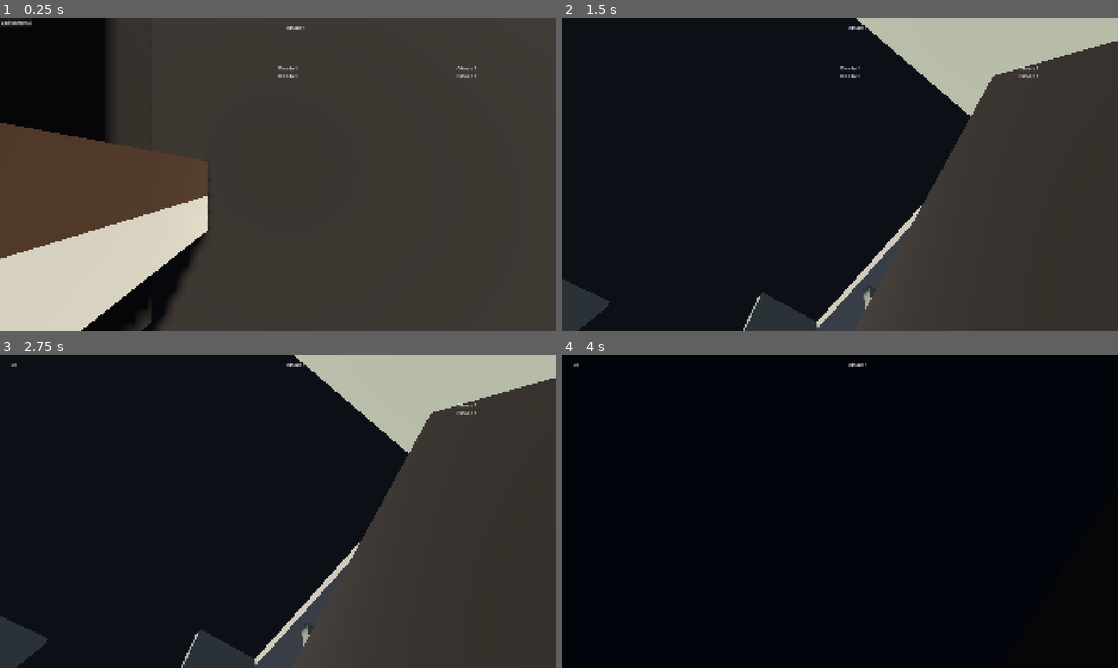
Above: before the commit, frames 1-4 (two rows, left to right).
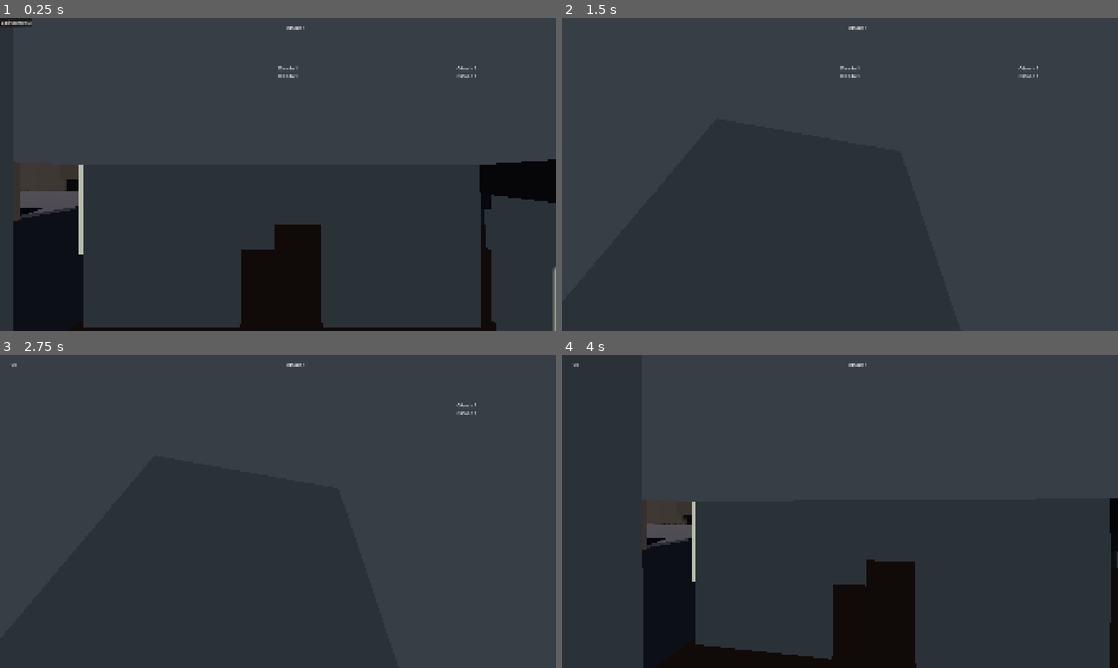
Above: after the commit, the same moments.

Repository: undertal401-hue/zombie-survival-3d
Game: Godot game, scene res://07_house/Main.tscn
Two runs of this game, one before a commit and one after it. Both use one fixed random seed, a clock stepped at 60 frames per second and the inputs below.
Inputs (mouse positions are in pixels of both pictures, inside the frame that each line leads up to):
- Up to frame 1 (0.25 s): no input
- Up to frame 2 (1.5 s): click "Cerrar tienda" at 0.5 s; click "Cerrar tienda" at 1.25 s
- Up to frame 3 (2.75 s): click "Cerrar tienda" at 2 s
- Up to frame 4 (4 s): tap Enter at 2.75, 2.85, 3.6 s; move the mouse to (867, 511) at 2.77 s; click (867, 511) at 2.92 s; tap Space at 3.5 s; move the mouse to (812, 511) at 3.52 s; click (812, 511) at 3.67 s

The runs differ from the first frame. In frame 1, 38% of the frame differs, in the area x 0-100%, y 0-100%; in frame 2, 81%; in frame 3, 81%; in frame 4, 90%.

Commit message:
fix: first-person camera, spawn fix, mouse aim handling
- Main.gd: spawn player at room center (no half-room offset)
- Main.gd: set player origin Y to 0.9 (capsule center)
- PlayerCamera.gd: first-person position (0, 0.65, 0)
- Player.gd: hide BodyVisual in first person
- InputHandler.gd: accumulate InputEventMouseMotion.relative in _input()
- InputHandler.gd: remove get_last_mouse_velocity() usage

Tests: 5/5 suites, 92/92 validations PASSED

Diff:
--- a/game/02_player/InputHandler.gd
+++ b/game/02_player/InputHandler.gd
@@ -26,7 +26,6 @@
 
 
 func _process(_delta: float) -> void:
-	aim_delta = Input.get_last_mouse_velocity()
 	is_firing = Input.is_action_pressed("fire")
 	is_aiming = Input.is_action_pressed("aim")
 	move_vector = Input.get_vector("move_left", "move_right", "move_back", "move_forward")
@@ -35,6 +34,11 @@
 		_just_pressed[action] = state and not _pressed[action]
 		_just_released[action] = _pressed[action] and not state
 		_pressed[action] = state
+
+
+func _input(event: InputEvent) -> void:
+	if event is InputEventMouseMotion and Input.mouse_mode == Input.MOUSE_MODE_CAPTURED:
+		aim_delta += event.relative
 
 
 ## Limpia las pulsaciones "just" de este frame.
--- a/game/02_player/Player.gd
+++ b/game/02_player/Player.gd
@@ -58,6 +58,7 @@
 	material.albedo_color = Color(0.25, 0.45, 0.75)
 	body_mesh.material_override = material
 
+	body_mesh.visible = false
 	add_child(body_mesh)
 
 
--- a/game/02_player/PlayerCamera.gd
+++ b/game/02_player/PlayerCamera.gd
@@ -35,7 +35,7 @@
 	camera.fov = NORMAL_FOV
 	camera.far = 200.0
 	camera.current = true
-	_base_position = Vector3(0.0, 0.6, camera_arm_length)
+	_base_position = Vector3(0.0, 0.65, 0.0)
 	camera.position = _base_position
 	if player == null:
 		player = get_parent() as Player
--- a/game/07_house/Main.gd
+++ b/game/07_house/Main.gd
@@ -56,12 +56,9 @@
 	generator.generate()
 
 	# Buscar punto de spawn del jugador
-	var start_pos: Vector3 = _find_player_start(generator)
-	if start_pos != Vector3.ZERO:
-		start_pos.y = maxf(start_pos.y + 0.6, 1.0)
-		player.global_position = start_pos
-	else:
-		player.global_position = Vector3(0, 1, 0)
+	var start_pos := _find_player_start(generator)
+	start_pos.y = 0.9 # El origen del CharacterBody queda a la altura del centro de la cápsula.
+	player.global_position = start_pos
 
 	# Refrescar spawn points del spawner
 	var spawner: ZombieSpawner = get_node_or_null("ZombieSpawner") as ZombieSpawner
@@ -70,21 +67,15 @@
 
 
 func _find_player_start(generator: Node3D) -> Vector3:
-	# Buscar la primera habitación (entrada, index 0)
 	for child in generator.get_children():
 		if child.name.begins_with("Room_0"):
-			# Encontrar el nodo Interior o usar el centro de la habitación
-			for interior in child.find_children("*", "Interior"):
-				return interior.global_position + Vector3(0, 1, 0)
-			# Fallback: centro de la habitación
-			return child.global_position + Vector3(generator.room_size.x * 0.5, 1, generator.room_size.z * 0.5)
+			return child.global_position
 
-	# Fallback global
 	for child in generator.get_children():
 		if child.name.begins_with("Room_"):
-			return child.global_position + Vector3(generator.room_size.x * 0.5, 1, generator.room_size.z * 0.5)
+			return child.global_position
 
-	return Vector3(0, 1, 0)
+	return Vector3.ZERO
 
 
 func _on_animation_player_animation_finished(anim_name: StringName) -> void:
